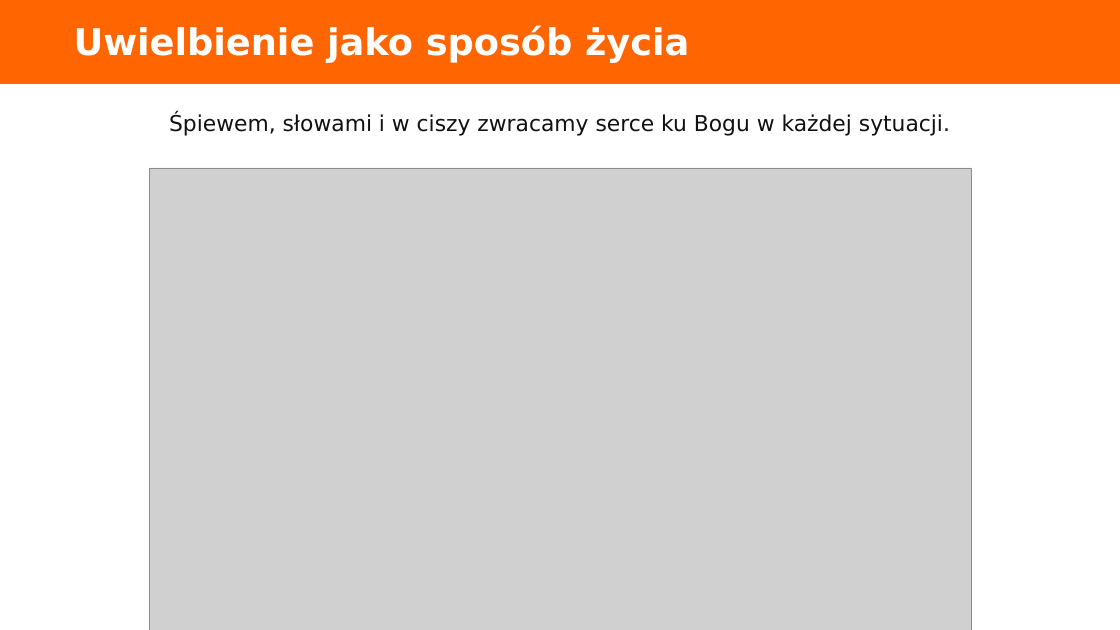
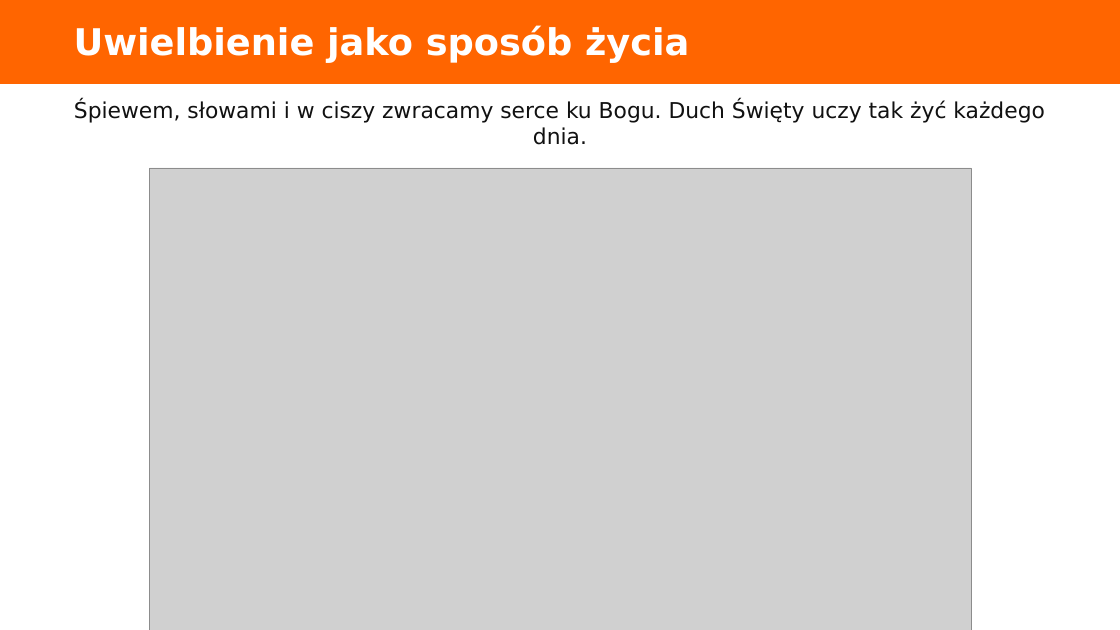
Before and after one commit to folkien/teachings, a slide deck: slide 7 of issue_kurs_kamch_lubecko/4.uwielbienie/dyrektorium_2017_uwielbienie_prezentacja.pptx (slide 6 before the commit). Drawn at 1120x630 pixels with LibreOffice and Linux fonts; fonts in the diff are those of the drawing; grey boxes stand for pictures. Boxes give left, top, right and bottom in pixels: in the first picture for what was removed or moved away, otherwise in the second. Text is boxed around its words. In the diff, an @@ line names an element or a change of style, - is before the commit and + after.

```diff
--- a/issue_kurs_kamch_lubecko/4.uwielbienie/dyrektorium_2017_uwielbienie_prezentacja.pptx
+++ b/issue_kurs_kamch_lubecko/4.uwielbienie/dyrektorium_2017_uwielbienie_prezentacja.pptx
@@ text at (74, 100, 1045, 145): text changed @@
-Śpiewem, słowami i w ciszy zwracamy serce ku Bogu w każdej sytuacji.
+Śpiewem, słowami i w ciszy zwracamy serce ku Bogu. Duch Święty uczy tak żyć każdego dnia.
```
Also in this commit, not shown: 1 other slide changed, 2 slides added, 1 slide removed, 37 other files.
